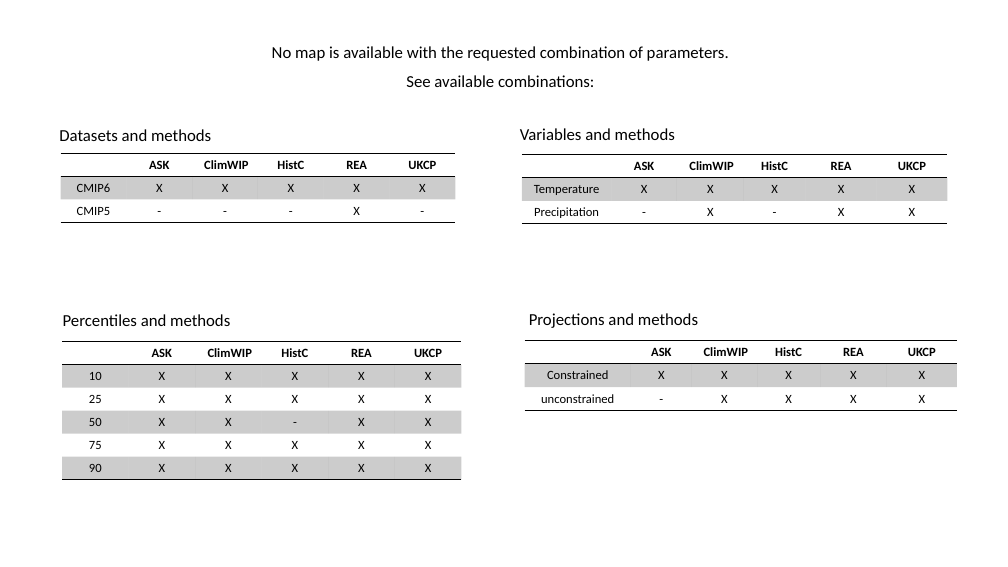
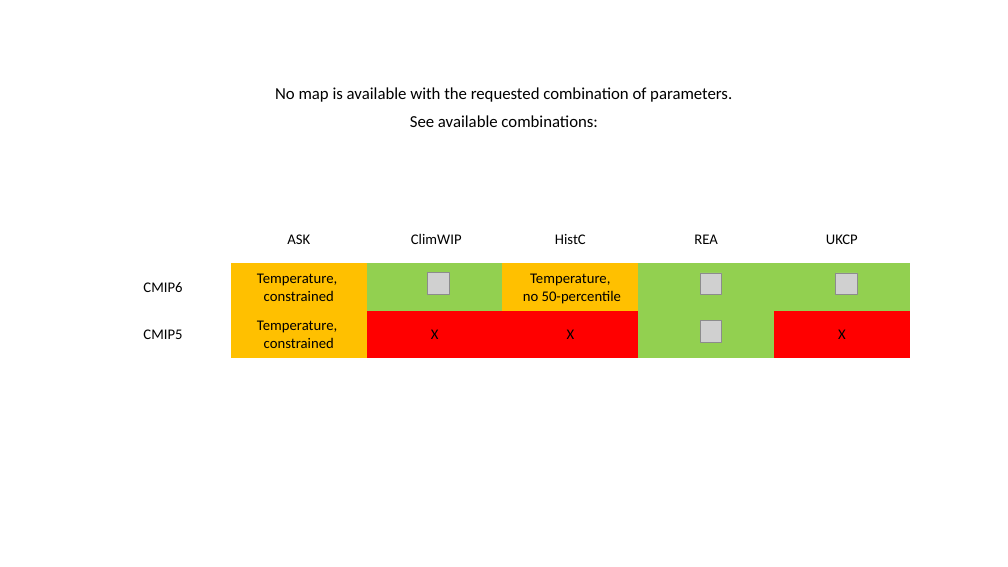
Before and after one commit to eucp-project/atlas, a slide deck: slide 1 of static/placeholder.pptx. Drawn at 1008x567 pixels with LibreOffice and Linux fonts; fonts in the diff are those of the drawing; grey boxes stand for pictures. Boxes give left, top, right and bottom in pixels: in the first picture for what was removed or moved away, otherwise in the second. Text is boxed around its words. In the diff, an @@ line names an element or a change of style, - is before the commit and + after.

```diff
--- a/static/placeholder.pptx
+++ b/static/placeholder.pptx
@@ subtitle "No map is available with ...": place and size @@
-subtitle "No map is available with ..." at (272, 46, 729, 87)
+subtitle "No map is available with ..." at (275, 87, 732, 127)
@@ text removed at (59, 129, 211, 141) @@
-Datasets and methods
@@ text removed at (520, 128, 675, 140) @@
-Variables and methods
@@ table removed at (522, 155, 948, 223), 3 rows, 6 columns @@
- | ASK | ClimWIP | HistC | REA | UKCP
-Temperature | X | X | X | X | X
-Precipitation | - | X | - | X | X
@@ table at (95, 215, 912, 358) @@
-row 2: CMIP6 | X | X | X | X | X
+row 2: CMIP6 | Temperature, / constrained |  | Temperature, / no 50-percentile |  | 
-row 3: CMIP5 | - | - | - | X | -
+row 3: CMIP5 | Temperature, / constrained | X | X |  | X
@@ fill #000000 at 20% opacity to none in row 2, column 1 @@
@@ fill #000000 at 20% opacity to #FFC000 in 2 cells @@
@@ fill #000000 at 20% opacity to #92D050 in 3 cells @@
@@ fill none to #FFC000 in row 3, column 2 @@
@@ fill none to #FF0000 in 3 cells @@
@@ fill none to #92D050 in row 3, column 5 @@
@@ size 12 to 14 pt in "ASK", "ClimWIP", "HistC", "REA" and 3 more places @@
@@ bold off in "ASK", "ClimWIP", "HistC", "REA" and 1 more places @@
@@ borders changed @@
@@ table: place and size @@
-table at (60, 154, 455, 222)
+table at (95, 215, 912, 358)
@@ picture added at (428, 272, 450, 294) @@
@@ picture added at (700, 273, 722, 295) @@
@@ picture added at (836, 273, 858, 295) @@
@@ text removed at (63, 314, 230, 326) @@
-Percentiles and methods
@@ text removed at (529, 313, 698, 328) @@
-Projections and methods
@@ picture added at (700, 321, 722, 343) @@
@@ table removed at (62, 342, 461, 478), 6 rows, 6 columns @@
- | ASK | ClimWIP | HistC | REA | UKCP
-10 | X | X | X | X | X
-25 | X | X | X | X | X
-50 | X | X | - | X | X
-75 | X | X | X | X | X
-90 | X | X | X | X | X
@@ table removed at (525, 340, 957, 411), 3 rows, 6 columns @@
- | ASK | ClimWIP | HistC | REA | UKCP
-Constrained | X | X | X | X | X
-unconstrained | - | X | X | X | X
```
Also in this commit, not shown: 1 other file.
